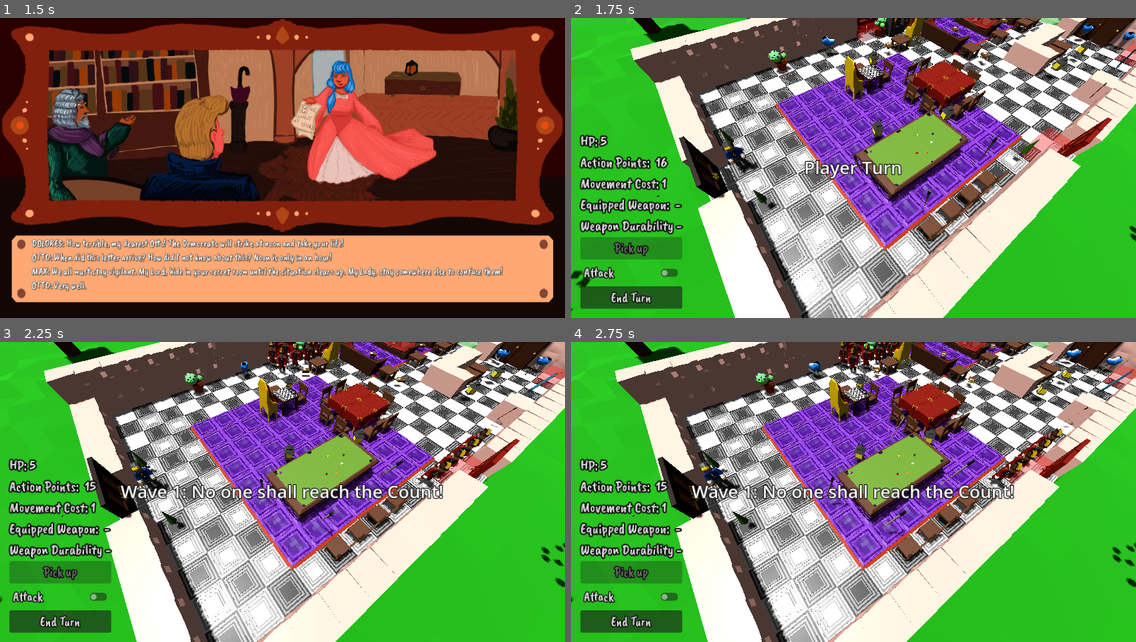
Above: before the commit, frames 1-4 (two rows, left to right).
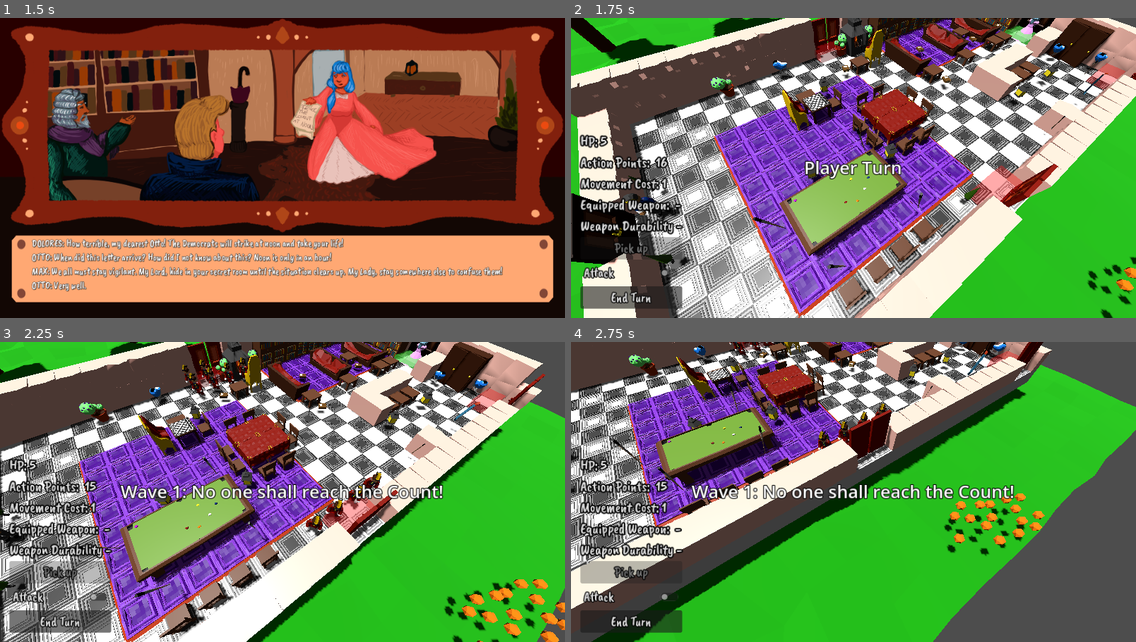
Above: after the commit, the same moments.

Repository: pinguinosod/gse_winterjam2024
Game: Godot game, scene res://main.tscn
The game is run twice, just before and just after one commit, with the same random seed, the same clock (stepped at 60 frames per second) and the same inputs.
Inputs (mouse positions are in pixels of both pictures, inside the frame that each line leads up to):
- Up to frame 1 (1.5 s): click (288, 285) at 0.5 s; tap Enter (end_turn) at 1.25, 1.35 s; move the mouse to (406, 153) at 1.27 s; hold D (move_right) from 1.28 s (still down); click (406, 153) at 1.42 s
- Up to frame 2 (1.75 s): keep holding D (move_right); tap Space at 1.52 s
- Up to frame 3 (2.25 s): move the mouse to (169, 507) at 2.02 s; release D (move_right) at 2.03 s; hold S (move_down) from 2.03 s (still down); tap Enter (end_turn) at 2.1 s
- Up to frame 4 (2.75 s): keep holding S (move_down); tap Space at 2.27 s

Frame 1 is identical in both runs. In frame 2, 69% of the frame differs, in the area x 0-100%, y 0-100%; in frame 3, 74%; in frame 4, 90%.

Commit message:
Camera smooth motion

Diff:
--- a/camera7.gd
+++ b/camera7.gd
@@ -11,18 +11,17 @@
 	$Camera3D.position = cameraPosition
 
 
-
-func _input(event: InputEvent) -> void:
+func _process(delta: float) -> void:
 	var movement = Vector3.ZERO
-
-	if event.is_action("move_down"):
-		movement += Vector3(-1, 0, 0)*0.5
-	if event.is_action("move_up"):
-		movement += Vector3(1, 0, 0)*0.5
-	if event.is_action("move_left"):
-		movement += Vector3(0, 0, -1)*0.5
-	if event.is_action("move_right"):
-		movement += Vector3(0, 0, 1)*0.5
+	var spd = 8
+	if Input.is_action_pressed("move_down"):
+		movement += Vector3(-1, 0, 0)*spd*delta
+	if Input.is_action_pressed("move_up"):
+		movement += Vector3(1, 0, 0)*spd*delta
+	if Input.is_action_pressed("move_left"):
+		movement += Vector3(0, 0, -1)*spd*delta
+	if Input.is_action_pressed("move_right"):
+		movement += Vector3(0, 0, 1)*spd*delta
 
 	if movement != Vector3.ZERO:
 		setCameraPosition($Camera3D.position + movement)
--- a/main.tscn
+++ b/main.tscn
@@ -16,6 +16,24 @@
 
 [node name="Rooms" parent="." instance=ExtResource("1_iektr")]
 transform = Transform3D(1, 0, 0, 0, 1, 0, 0, 0, 1, -0.00271797, -0.00320196, -0.000750542)
+
+[node name="Skeleton3D" parent="Rooms/Room02/countFallingDying/Armature" index="0"]
+bones/1/rotation = Quaternion(-1.77723e-15, -1.11077e-16, -0.0312457, 0.999512)
+bones/4/rotation = Quaternion(1.77723e-15, 2.10438e-17, 0.0312457, 0.999512)
+bones/6/rotation = Quaternion(-1.72715e-16, 0.707107, -5.42762e-15, 0.707107)
+bones/7/rotation = Quaternion(-0.00337343, -0.631962, 0.774988, -0.0024029)
+bones/8/rotation = Quaternion(-0.0693744, 0.000444774, -0.00639646, 0.99757)
+bones/9/rotation = Quaternion(-0.0327508, -7.21805e-05, 0.00220262, 0.999461)
+bones/11/rotation = Quaternion(0.774778, 0.00527609, -0.00710901, 0.632172)
+bones/12/rotation = Quaternion(-0.068748, -0.00107806, 0.0156424, 0.997511)
+bones/13/rotation = Quaternion(-0.0330674, 0.000218469, -0.0066028, 0.999431)
+bones/15/rotation = Quaternion(-6.66342e-05, -0.0178693, 0.999833, -0.00373691)
+bones/16/rotation = Quaternion(0.0191336, 0.000467153, 0.0244414, 0.999518)
+bones/17/rotation = Quaternion(0.255206, -0.668436, 0.263685, 0.646942)
+bones/20/rotation = Quaternion(-1.96056e-05, 0.0178694, 0.99984, 0.00109379)
+bones/21/rotation = Quaternion(-0.0191298, -0.000569266, 0.029739, 0.999374)
+bones/22/rotation = Quaternion(0.26237, -0.647365, 0.253865, 0.669054)
+bones/23/rotation = Quaternion(0.37502, 0.00288944, -0.00116896, 0.927011)
 
 [node name="gardenScene" parent="Rooms" index="3"]
 transform = Transform3D(-1.31134e-08, 0, 0.3, 0, 0.3, 0, -0.3, 0, -1.31134e-08, 11.3925, -1.24064, 0)
